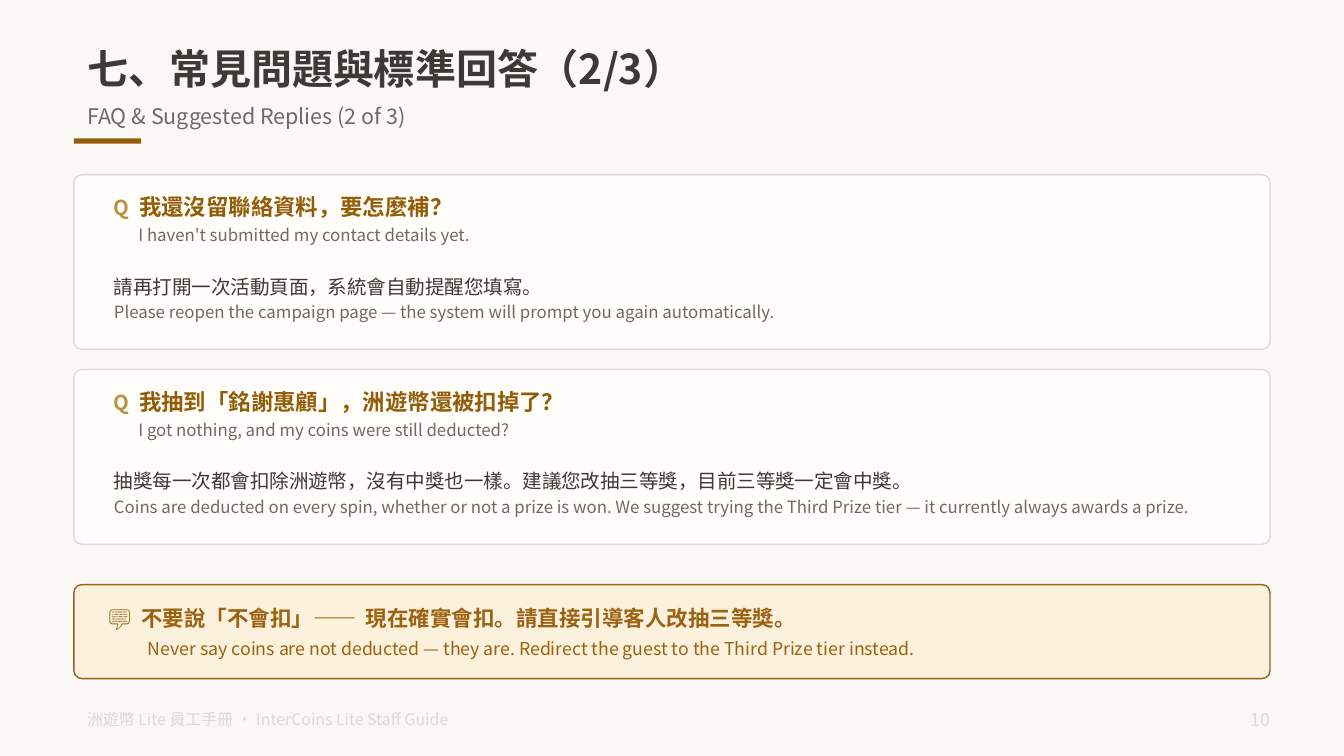
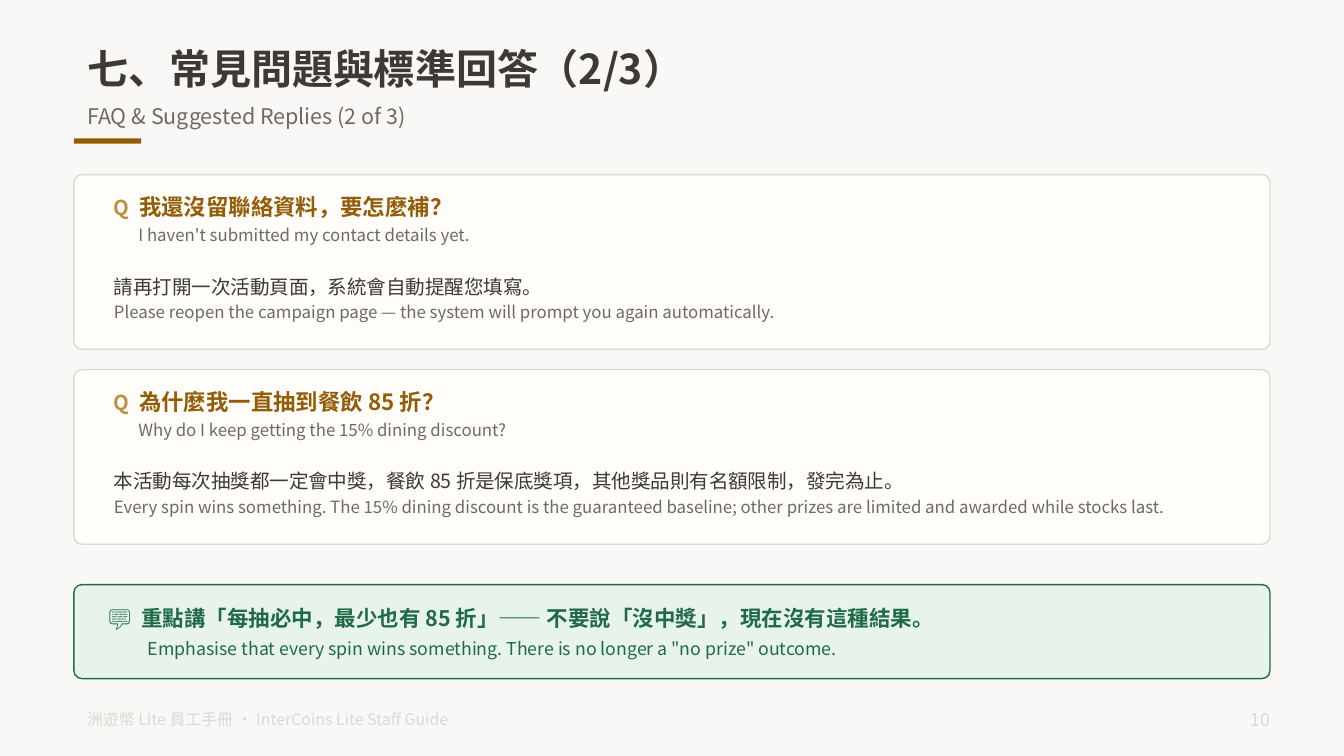
Before and after one commit to tony1229kimo/intercoins-lite, a slide deck: slide 11 of docs/洲遊幣Lite_員工手冊_一般版_雙語.pptx. Drawn at 1344x756 pixels with LibreOffice and Linux fonts; fonts in the diff are those of the drawing. Boxes give left, top, right and bottom in pixels: in the first picture for what was removed or moved away, otherwise in the second. Text is boxed around its words. In the diff, an @@ line names an element or a change of style, - is before the commit and + after.

```diff
--- a/docs/洲遊幣Lite_員工手冊_一般版_雙語.pptx
+++ b/docs/洲遊幣Lite_員工手冊_一般版_雙語.pptx
@@ text at bbox=[114, 391, 506, 440]: text changed @@
-Q 我抽到「銘謝惠顧」，洲遊幣還被扣掉了？
-I got nothing, and my coins were still deducted?
+Q 為什麼我一直抽到餐飲 85 折？
+Why do I keep getting the 15% dining discount?
@@ text at bbox=[114, 471, 1164, 517]: text changed @@
-抽獎每一次都會扣除洲遊幣，沒有中獎也一樣。建議您改抽三等獎，目前三等獎一定會中獎。
-Coins are deducted on every spin, whether or not a prize is won. We suggest trying the Third Prize tier — it currently always awards a prize.
+本活動每次抽獎都一定會中獎，餐飲 85 折是保底獎項，其他獎品則有名額限制，發完為止。
+Every spin wins something. The 15% dining discount is the guaranteed baseline; other prizes are limited and awarded while stocks last.
@@ rounded rectangle at bbox=[74, 585, 1270, 679]: fill #FBF1DC to #E8F3EC; outline #9C6212 0.75 pt to #1F6B47 0.75 pt @@
@@ text at bbox=[141, 607, 934, 660]: text changed; text colour #9C6212 to #1F6B47 @@
-💬 不要說「不會扣」—— 現在確實會扣。請直接引導客人改抽三等獎。
-Never say coins are not deducted — they are. Redirect the guest to the Third Prize tier instead.
+💬 重點講「每抽必中，最少也有 85 折」—— 不要說「沒中獎」，現在沒有這種結果。
+Emphasise that every spin wins something. There is no longer a "no prize" outcome.
```
Also in this commit, not shown: 2 other slides changed, 2 other files.
